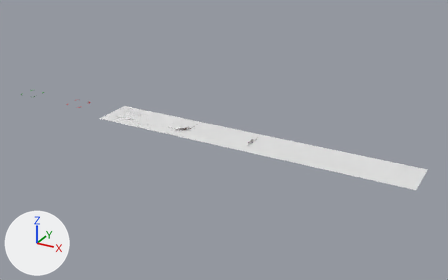
What one commit did to the Blender file src/img/Selection_01.blend.
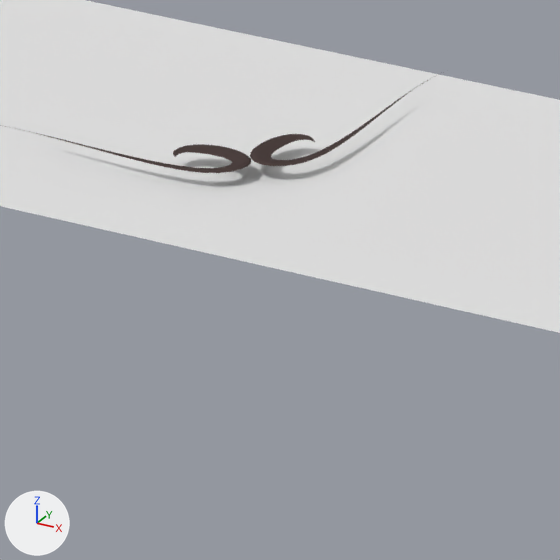
The first picture shows the older version from a 50 mm lens placed at (76.2, -71.5, 34.0), pointed at (36.0, 1.7, -2.6). The close-ups show both versions on the part from 36% to 47% of the width and 41% to 58% of the height of that picture; other places that the commit changed are outside them. The axes (+X, +Y, +Z) are drawn at lower left. The lights are the same throughout.

Objects in the first close-up: 'BezierCurve', 'Plane.006'.
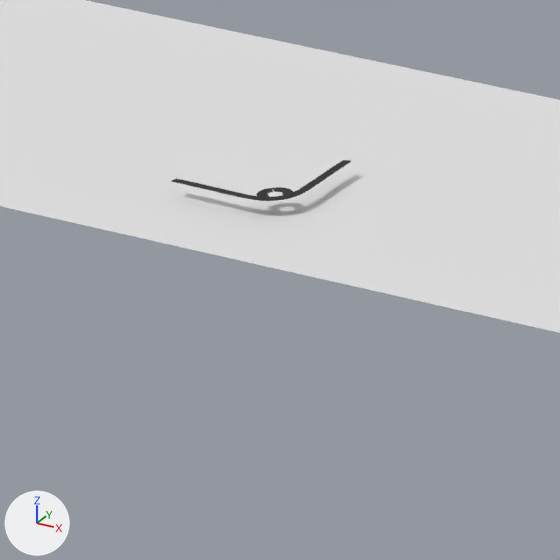
Changed parts and their boxes [x1, y1, x2, y2] in the close-ups (560 x 560 px):
'BezierCurve', deleted
    before: [0, 73, 441, 173]
'BezierCurve.008', added
    after: [171, 160, 351, 201]

Diff of the bpy script that builds the scene:
```diff
--- a/src/img/Selection_01.blend.py
+++ b/src/img/Selection_01.blend.py
@@ cu_beziercurve_006 @@
+cu_beziercurve_006 = bpy.data.curves.new('BezierCurve.006', 'CURVE')
+cu_beziercurve_006.dimensions = '2D'
+_sp = cu_beziercurve_006.splines.new('BEZIER'); _sp.bezier_points.add(2)
+_sp.bezier_points.foreach_set('co', [2.772, -0.0268, 0.0, 1.297, -0.448, 0.0, 6.427, 6.173, 0.0])
+_sp.bezier_points.foreach_set('handle_left', [2.706, 1.361, 0.0, 1.39, -1.088, 0.0, 1.97, 1.683, 0.0])
+_sp.bezier_points.foreach_set('handle_right', [2.826, -1.163, 0.0, 1.015, 1.496, 0.0, 7.132, 6.883, 0.0])
+for _p, _l, _r in zip(_sp.bezier_points, ['ALIGNED', 'ALIGNED', 'ALIGNED'], ['ALIGNED', 'ALIGNED', 'ALIGNED']): _p.handle_left_type = _l; _p.handle_right_type = _r
+_sp.order_u = 0
+_sp.order_v = 0
+_sp.resolution_u = 17
+cu_beziercurve_006.materials.append(mat_border_dark)  # dark grey #4d413f
+cu_beziercurve_006.use_path = True
+cu_beziercurve_006.bevel_mode = 'OBJECT'
+cu_beziercurve_006.bevel_profile.use_clip = True
+cu_beziercurve_006.resolution_u = 17
+cu_beziercurve_006.taper_radius_mode = 'ADD'
+cu_beziercurve_006.use_fill_caps = True
+cu_beziercurve_006.bevel_object = ob_beziercurve_005
+cu_beziercurve_006.taper_object = ob_beziercurve_005
@@ cu_beziercurve_005 @@
+cu_beziercurve_005 = bpy.data.curves.new('BezierCurve.005', 'CURVE')
+cu_beziercurve_005.dimensions = '3D'
+_sp = cu_beziercurve_005.splines.new('BEZIER'); _sp.bezier_points.add(1)
+_sp.bezier_points.foreach_set('co', [-1.0, 0.0, 0.0, 1.0, 0.0, 0.0])
+_sp.bezier_points.foreach_set('handle_left', [-1.5, -0.5, 0.0, 0.0, 0.0, 0.0])
+_sp.bezier_points.foreach_set('handle_right', [-0.5, 0.5, 0.0, 2.0, 0.0, 0.0])
+for _p, _l, _r in zip(_sp.bezier_points, ['ALIGNED', 'ALIGNED'], ['ALIGNED', 'ALIGNED']): _p.handle_left_type = _l; _p.handle_right_type = _r
+_sp.order_u = 0
+_sp.order_v = 0
+cu_beziercurve_005.use_path = True
+cu_beziercurve_005.fill_mode = 'FULL'
@@ ob_beziercurve @@
-ob_beziercurve = bpy.data.objects.new('BezierCurve', cu_beziercurve)
-ob_beziercurve.parent = ob_empty
-ob_beziercurve.matrix_parent_inverse = Matrix(((1.0, 0.0, 0.0, -30.0), (0.0, 0.0, 1.0, 0.0), (0.0, -1.0, 0.0, 0.0), (0.0, 0.0, 0.0, 1.0)))
-ob_beziercurve.location = (30.45, -0.463, -1.012)
-ob_beziercurve.rotation_euler = (0.0, 0.0, 3.927)  # degrees (0, 0, 225)
-_m = ob_beziercurve.modifiers.new('Mirror', 'MIRROR')
@@ ob_beziercurve_001 @@
 ob_beziercurve_001.rotation_euler = (0.0, 0.0, 1.487)  # degrees (0, 0, 85)
-ob_beziercurve_001.scale = (0.642, 0.642, 0.642)
+ob_beziercurve_001.scale = (0.778, 0.778, 0.778)
@@ ob_beziercurve_008 @@
+ob_beziercurve_008 = bpy.data.objects.new('BezierCurve.008', cu_beziercurve_006)
+ob_beziercurve_008.parent = ob_empty
+ob_beziercurve_008.matrix_parent_inverse = Matrix(((0.0, 1.0, 0.0, 0.0), (0.0, 0.0, 1.0, 0.0), (1.0, 0.0, 0.0, -30.0), (0.0, 0.0, 0.0, 1.0)))
+ob_beziercurve_008.location = (31.91, 1.929, -0.995)
+ob_beziercurve_008.rotation_euler = (0.0, 0.0, 3.927)  # degrees (0, 0, 225)
+ob_beziercurve_008.scale = (0.178, 0.178, 0.178)
+_m = ob_beziercurve_008.modifiers.new('Mirror', 'MIRROR')
+_m.use_axis = (False, True, False)
@@ ob_beziercurve_005 @@
+ob_beziercurve_005 = bpy.data.objects.new('BezierCurve.005', cu_beziercurve_005)
+ob_beziercurve_005.location = (0.7, -1.478, -0.441)
+ob_beziercurve_005.rotation_euler = (0.0, 0.0, 1.487)  # degrees (0, 0, 85)
+ob_beziercurve_005.scale = (0.318, 0.318, 0.318)
```
